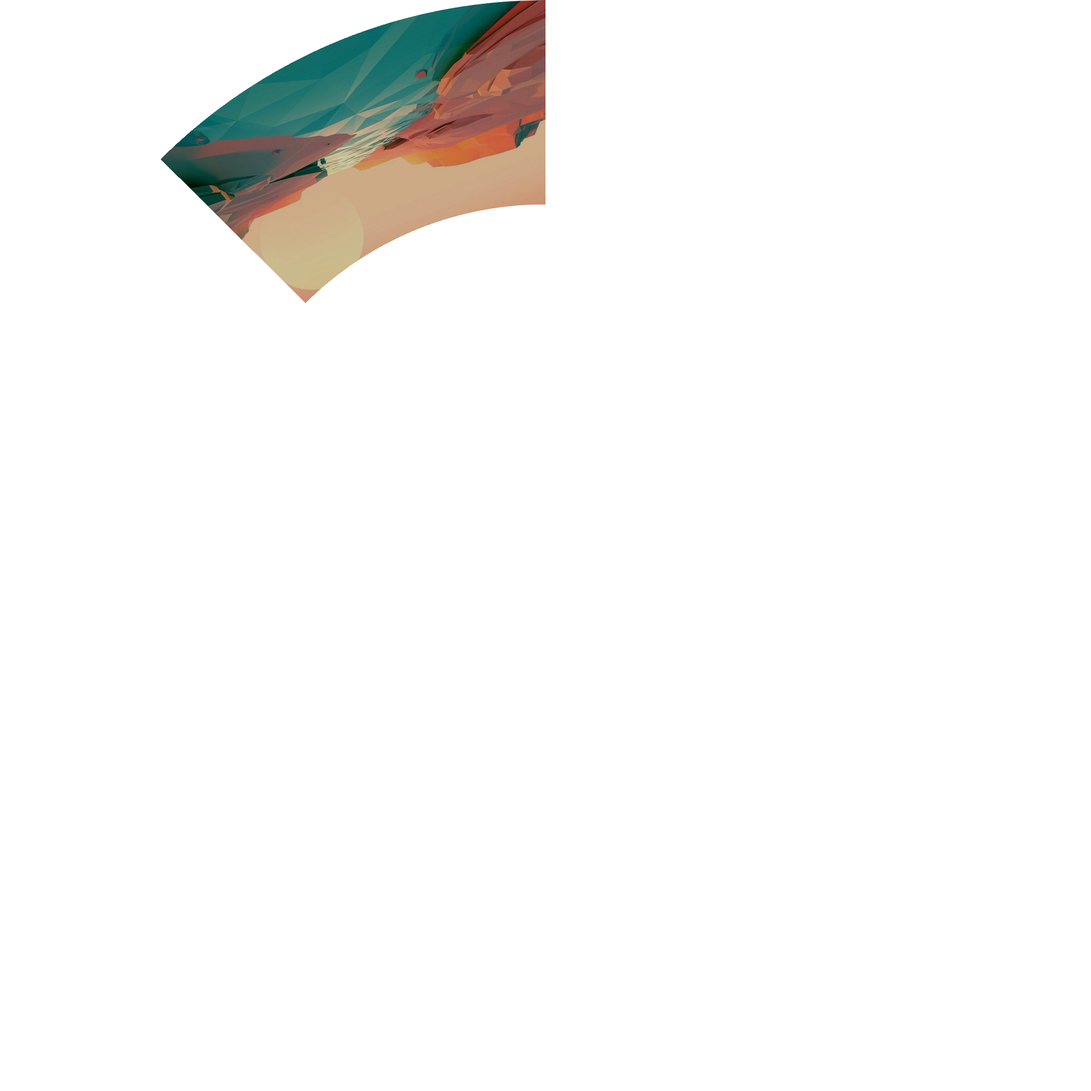
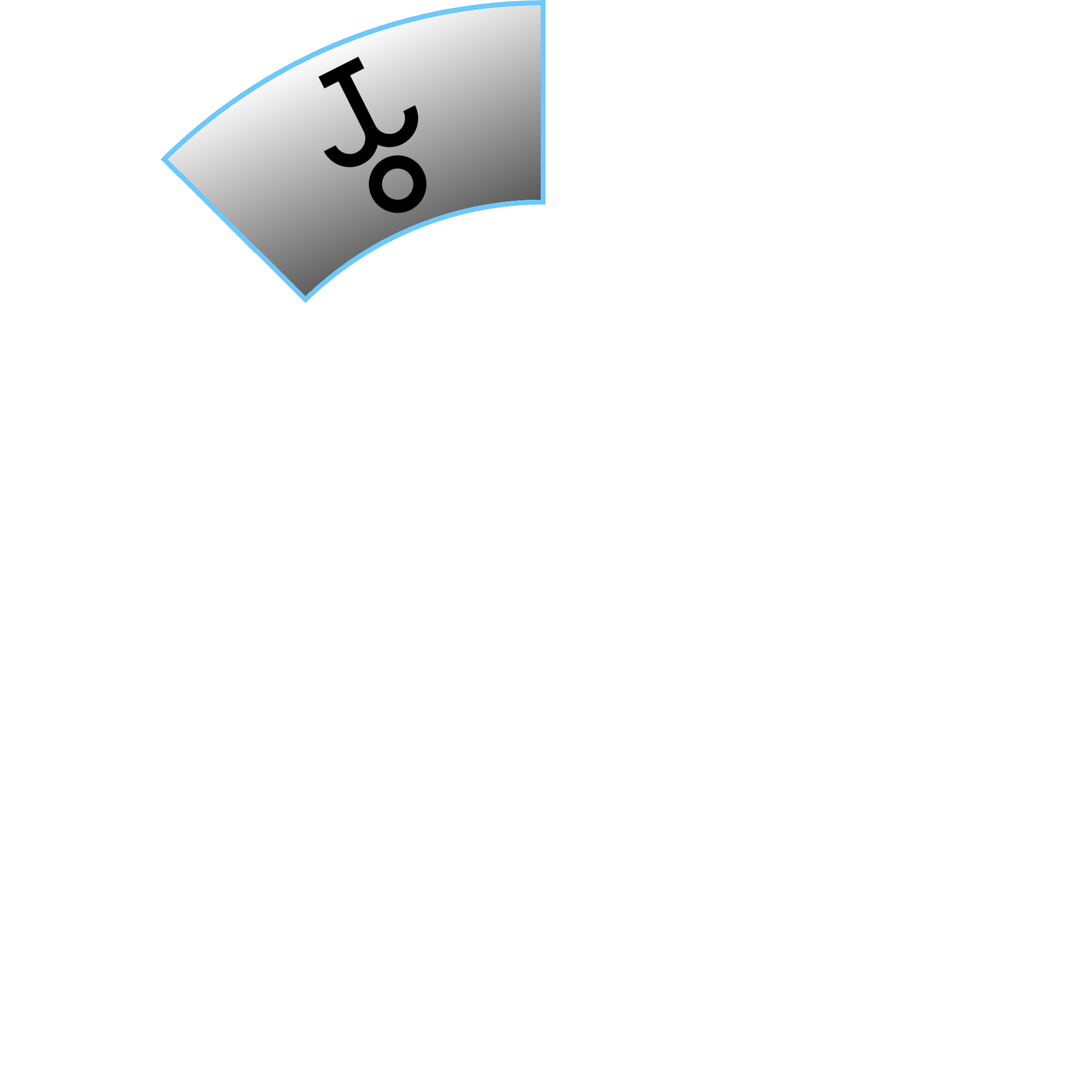
The second 1091 × 1091 image is a revision of the first. Changes to its layers:
hid "Black layer" over [160, 0, 546, 304]
removed layer "lac" over [160, 0, 546, 304]
added layer "Hydra" above "Background" over [160, 9, 444, 239]
showed "Background", painted on it over [160, 0, 546, 304]
